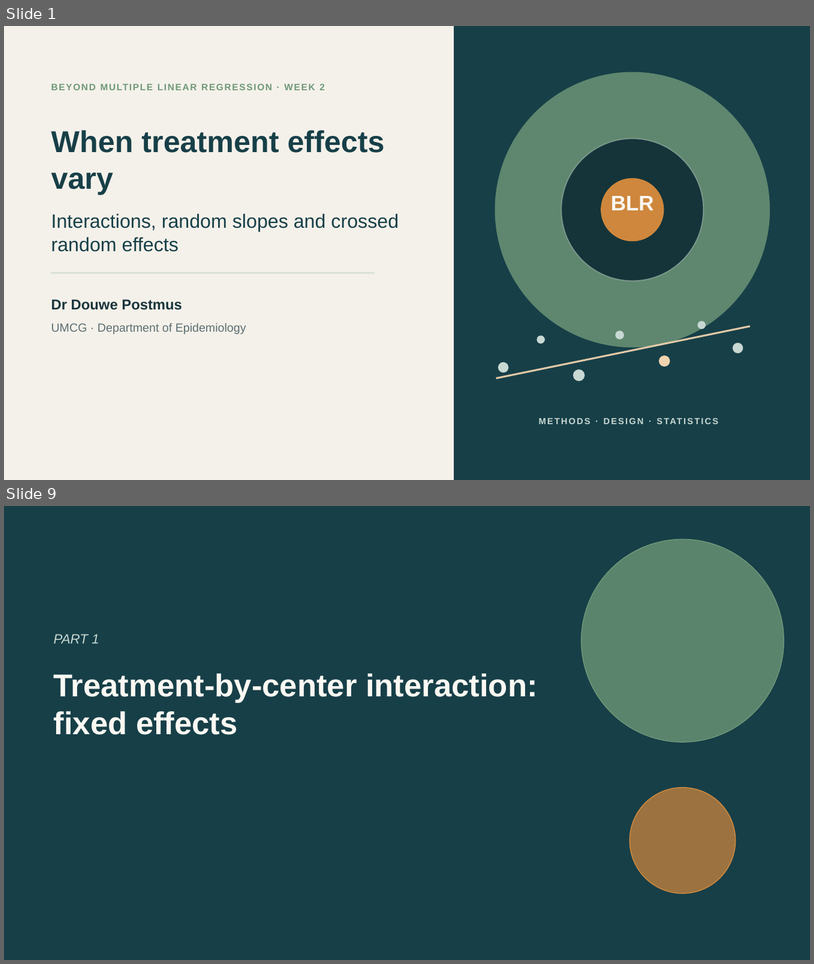
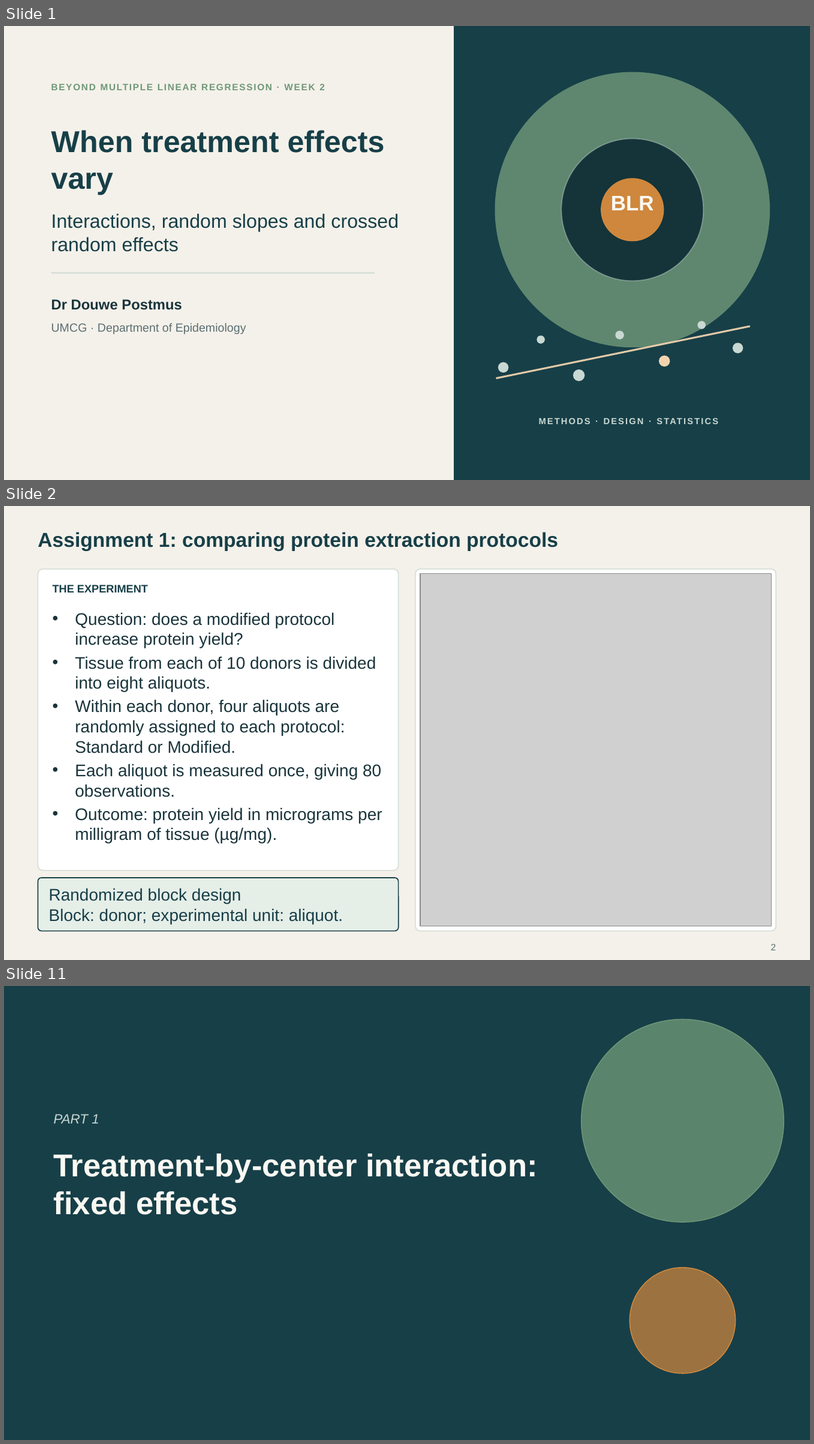
Before and after one commit to Postmus/BeyondMLR, a slide deck: lectures_2627/week2/Beyond_MLR_Week_2.pptx. Shown one above the other, each under a label of ours: slides 1 and 9 before the commit, slides 1, 2 and 11 after it; the slides between them are not shown. The pictures are 814x964 and 814x1444 pixels, drawn with LibreOffice and Linux fonts; fonts in the diff are those of the drawing; grey boxes stand for pictures. Boxes give left, top, right and bottom in pixels: in the first picture for what was removed or moved away, otherwise in the second. Text is boxed around its words. In the diff, an @@ line names an element or a change of style, - is before the commit and + after.

Commit message:
Revise Week 2 introduction around Assignment 1

```diff
--- a/lectures_2627/week2/Beyond_MLR_Week_2.pptx
+++ b/lectures_2627/week2/Beyond_MLR_Week_2.pptx
@@ slide 2 added at (4,506,810,960), background #F4F1EA @@
@@ text added at (38,532,558,551), 24 pt, text #173F48, bold @@
+Assignment 1: comparing protein extraction protocols
@@ rounded rectangle added at (38,569,398,870), fill #FFFFFF, outline #D3DDD6 1.1 pt @@
@@ rounded rectangle added at (416,569,776,931), fill #FFFFFF, outline #D3DDD6 1.1 pt @@
@@ picture added at (420,574,771,926) @@
@@ text added at (53,585,148,592), 13 pt, text #173F48, bold @@
+THE EXPERIMENT
@@ text added at (75,612,383,843), 20 pt, text #19343B @@
+• Question: does a modified protocol increase protein yield?
+• Tissue from each of 10 donors is divided into eight aliquots.
+• Within each donor, four aliquots are randomly assigned to each protocol: Standard or Modified.
+• Each aliquot is measured once, giving 80 observations.
+• Outcome: protein yield in micrograms per milligram of tissue (µg/mg).
@@ rounded rectangle added at (38,877,398,931), fill #E6EEE8, outline #173F48 1.2 pt @@
@@ text added at (49,888,343,924), 20 pt, text #173F48 @@
+Randomized block design
+Block: donor; experimental unit: aliquot.
@@ page number added at (771,943,777,950), 11 pt, text #5C6E72 @@
+2
@@ what was slide 9 is now slide 11 @@
```
Also in this commit, not shown: 4 slides changed, 4 other slides added, 3 slides removed, 24 other files.
